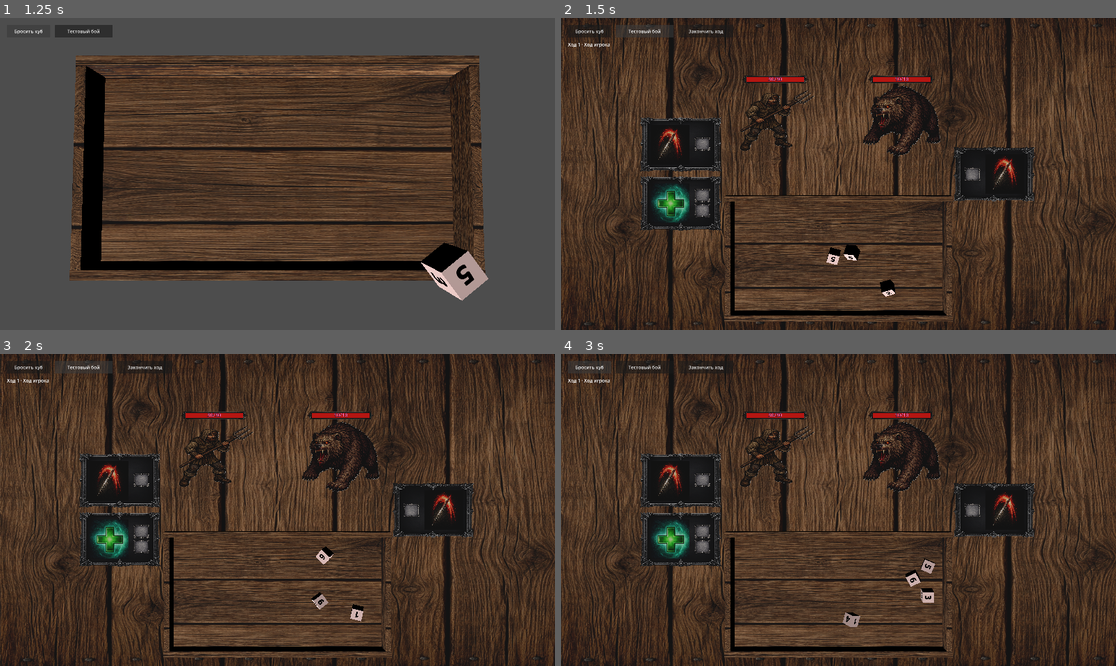
Above: before the commit, frames 1-4 (two rows, left to right).
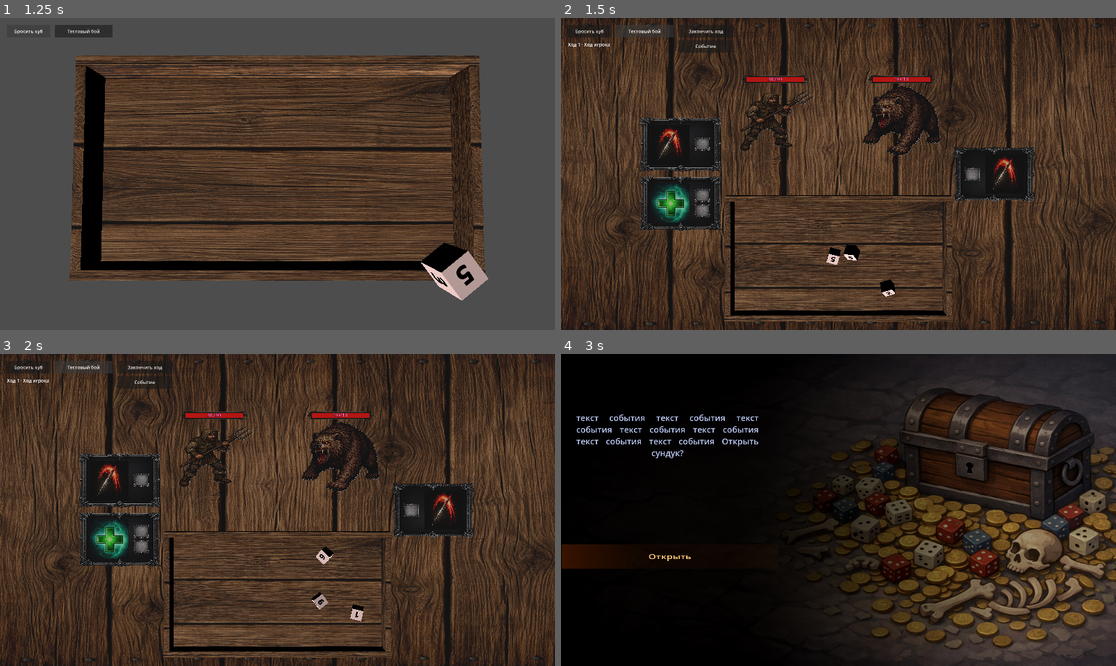
Above: after the commit, the same moments.

Repository: olegbogai-web/dicegame
Game: Godot game, scene res://scenes/board.tscn
Same seed, same stepped clock (60 frames per second), same inputs: the game is played once before the commit and once after it.
Inputs (mouse positions are in pixels of both pictures, inside the frame that each line leads up to):
- Up to frame 1 (1.25 s): click "Бросить куб" at 0.5 s
- Up to frame 2 (1.5 s): click "Тестовый бой" at 1.25 s
- Up to frame 3 (2 s): no input
- Up to frame 4 (3 s): click (705, 382) at 2 s, where only the run after the commit has a clickable "Событие"; click (588, 366) at 2.75 s, where only the run before the commit has a clickable "Бросить куб"

Frame 1 is identical in both runs. In frame 2, 0.2% of the frame differs, in the area x 21-31%, y 7-12%; in frame 3, 0.2%; in frame 4, 78%, in the area x 0-100%, y 0-100%.
Error after the commit: Invalid assignment of property or key 'input_ray_pickable' with value of type 'bool' on a base object of type 'MeshInstance3D'. (res://scenes/event_room.gd:74)

Commit message:
Add scalable event room scene with test event flow

Diff:
--- /dev/null
+++ b/content/events/definitions/test_event/choices/hit_first_choice.tres
@@ -0,0 +1,29 @@
+[gd_resource type="Resource" script_class="EventChoiceDefinition" format=3]
+
+[ext_resource type="Script" path="res://content/events/resources/event_choice_definition.gd" id="1_choice"]
+[ext_resource type="Script" path="res://content/events/resources/event_outcome_definition.gd" id="2_outcome"]
+[ext_resource type="Resource" path="res://content/events/definitions/test_event/choices/hit_first_dice_definition.tres" id="3_dice"]
+
+[sub_resource type="Resource" id="Positive"]
+script = ExtResource("2_outcome")
+color_id = "green"
+result_text = "получите сокровище"
+
+[sub_resource type="Resource" id="Neutral"]
+script = ExtResource("2_outcome")
+color_id = "yellow"
+result_text = "сундук разбит. И содержимое вместе с ним. Возможно, до конца своих дней вы не узнаете, был ли это мимик или вам просто померещилось."
+
+[sub_resource type="Resource" id="Negative"]
+script = ExtResource("2_outcome")
+color_id = "red"
+result_text = "сундук разбит. И содержимое вместе с ним. Возможно, до конца своих дней вы не узнаете, был ли это мимик или вам просто померещилось."
+
+[resource]
+script = ExtResource("1_choice")
+choice_id = &"hit_first"
+choice_text = "Сначала ударить по нему"
+dice_definition = ExtResource("3_dice")
+positive_outcome = SubResource("Positive")
+neutral_outcome = SubResource("Neutral")
+negative_outcome = SubResource("Negative")
--- /dev/null
+++ b/content/events/definitions/test_event/choices/hit_first_dice_definition.tres
@@ -0,0 +1,47 @@
+[gd_resource type="Resource" script_class="DiceDefinition" format=3]
+
+[ext_resource type="Script" path="res://content/dice/resources/dice_definition.gd" id="1_dice"]
+[ext_resource type="Script" path="res://content/dice/resources/dice_face_definition.gd" id="2_face"]
+
+[sub_resource type="Resource" id="Face_green_1"]
+script = ExtResource("2_face")
+text_value = "green"
+text_color = Color(0.03529412, 0.23137255, 0.07450981, 1)
+overlay_tint = Color(0.32156864, 0.8509804, 0.45882353, 1)
+
+[sub_resource type="Resource" id="Face_green_2"]
+script = ExtResource("2_face")
+text_value = "green"
+text_color = Color(0.03529412, 0.23137255, 0.07450981, 1)
+overlay_tint = Color(0.32156864, 0.8509804, 0.45882353, 1)
+
+[sub_resource type="Resource" id="Face_yellow_1"]
+script = ExtResource("2_face")
+text_value = "yellow"
+text_color = Color(0.3529412, 0.23921569, 0.039215688, 1)
+overlay_tint = Color(0.99607843, 0.85882354, 0.30588236, 1)
+
+[sub_resource type="Resource" id="Face_yellow_2"]
+script = ExtResource("2_face")
+text_value = "yellow"
+text_color = Color(0.3529412, 0.23921569, 0.039215688, 1)
+overlay_tint = Color(0.99607843, 0.85882354, 0.30588236, 1)
+
+[sub_resource type="Resource" id="Face_yellow_3"]
+script = ExtResource("2_face")
+text_value = "yellow"
+text_color = Color(0.3529412, 0.23921569, 0.039215688, 1)
+overlay_tint = Color(0.99607843, 0.85882354, 0.30588236, 1)
+
+[sub_resource type="Resource" id="Face_yellow_4"]
+script = ExtResource("2_face")
+text_value = "yellow"
+text_color = Color(0.3529412, 0.23921569, 0.039215688, 1)
+overlay_tint = Color(0.99607843, 0.85882354, 0.30588236, 1)
+
+[resource]
+script = ExtResource("1_dice")
+dice_name = "event_hit_first"
+size_multiplier = Vector3(2.52, 2.52, 2.52)
+base_color = Color(0.96, 0.93, 0.86, 1)
+faces = Array[ExtResource("2_face")]([SubResource("Face_green_1"), SubResource("Face_green_2"), SubResource("Face_yellow_1"), SubResource("Face_yellow_2"), SubResource("Face_yellow_3"), SubResource("Face_yellow_4")])
--- /dev/null
+++ b/content/events/definitions/test_event/choices/open_choice.tres
@@ -0,0 +1,29 @@
+[gd_resource type="Resource" script_class="EventChoiceDefinition" format=3]
+
+[ext_resource type="Script" path="res://content/events/resources/event_choice_definition.gd" id="1_choice"]
+[ext_resource type="Script" path="res://content/events/resources/event_outcome_definition.gd" id="2_outcome"]
+[ext_resource type="Resource" path="res://content/events/definitions/test_event/choices/open_dice_definition.tres" id="3_dice"]
+
+[sub_resource type="Resource" id="Positive"]
+script = ExtResource("2_outcome")
+color_id = "green"
+result_text = "получите сокровище"
+
+[sub_resource type="Resource" id="Neutral"]
+script = ExtResource("2_outcome")
+color_id = "yellow"
+result_text = "сундук пуст"
+
+[sub_resource type="Resource" id="Negative"]
+script = ExtResource("2_outcome")
+color_id = "red"
+result_text = "это мимик!"
+
+[resource]
+script = ExtResource("1_choice")
+choice_id = &"open"
+choice_text = "Открыть"
+dice_definition = ExtResource("3_dice")
+positive_outcome = SubResource("Positive")
+neutral_outcome = SubResource("Neutral")
+negative_outcome = SubResource("Negative")
--- /dev/null
+++ b/content/events/definitions/test_event/choices/open_dice_definition.tres
@@ -0,0 +1,47 @@
+[gd_resource type="Resource" script_class="DiceDefinition" format=3]
+
+[ext_resource type="Script" path="res://content/dice/resources/dice_definition.gd" id="1_dice"]
+[ext_resource type="Script" path="res://content/dice/resources/dice_face_definition.gd" id="2_face"]
+
+[sub_resource type="Resource" id="Face_green_1"]
+script = ExtResource("2_face")
+text_value = "green"
+text_color = Color(0.03529412, 0.23137255, 0.07450981, 1)
+overlay_tint = Color(0.32156864, 0.8509804, 0.45882353, 1)
+
+[sub_resource type="Resource" id="Face_green_2"]
+script = ExtResource("2_face")
+text_value = "green"
+text_color = Color(0.03529412, 0.23137255, 0.07450981, 1)
+overlay_tint = Color(0.32156864, 0.8509804, 0.45882353, 1)
+
+[sub_resource type="Resource" id="Face_green_3"]
+script = ExtResource("2_face")
+text_value = "green"
+text_color = Color(0.03529412, 0.23137255, 0.07450981, 1)
+overlay_tint = Color(0.32156864, 0.8509804, 0.45882353, 1)
+
+[sub_resource type="Resource" id="Face_green_4"]
+script = ExtResource("2_face")
+text_value = "green"
+text_color = Color(0.03529412, 0.23137255, 0.07450981, 1)
+overlay_tint = Color(0.32156864, 0.8509804, 0.45882353, 1)
+
+[sub_resource type="Resource" id="Face_yellow_1"]
+script = ExtResource("2_face")
+text_value = "yellow"
+text_color = Color(0.3529412, 0.23921569, 0.039215688, 1)
+overlay_tint = Color(0.99607843, 0.85882354, 0.30588236, 1)
+
+[sub_resource type="Resource" id="Face_red_1"]
+script = ExtResource("2_face")
+text_value = "red"
+text_color = Color(0.32941177, 0.02745098, 0.02745098, 1)
+overlay_tint = Color(0.89411765, 0.26666668, 0.26666668, 1)
+
+[resource]
+script = ExtResource("1_dice")
+dice_name = "event_open"
+size_multiplier = Vector3(2.52, 2.52, 2.52)
+base_color = Color(0.96, 0.93, 0.86, 1)
+faces = Array[ExtResource("2_face")]([SubResource("Face_green_1"), SubResource("Face_green_2"), SubResource("Face_green_3"), SubResource("Face_green_4"), SubResource("Face_yellow_1"), SubResource("Face_red_1")])
--- /dev/null
+++ b/content/events/definitions/test_event/choices/walk_away_choice.tres
@@ -0,0 +1,29 @@
+[gd_resource type="Resource" script_class="EventChoiceDefinition" format=3]
+
+[ext_resource type="Script" path="res://content/events/resources/event_choice_definition.gd" id="1_choice"]
+[ext_resource type="Script" path="res://content/events/resources/event_outcome_definition.gd" id="2_outcome"]
+[ext_resource type="Resource" path="res://content/events/definitions/test_event/choices/walk_away_dice_definition.tres" id="3_dice"]
+
+[sub_resource type="Resource" id="Positive"]
+script = ExtResource("2_outcome")
+color_id = "green"
+result_text = "вам улыбнулась удача"
+
+[sub_resource type="Resource" id="Neutral"]
+script = ExtResource("2_outcome")
+color_id = "yellow"
+result_text = "ничего не произошло"
+
+[sub_resource type="Resource" id="Negative"]
+script = ExtResource("2_outcome")
+color_id = "red"
+result_text = "ничего не произошло"
+
+[resource]
+script = ExtResource("1_choice")
+choice_id = &"walk_away"
+choice_text = "Пройти мимо"
+dice_definition = ExtResource("3_dice")
+positive_outcome = SubResource("Positive")
+neutral_outcome = SubResource("Neutral")
+negative_outcome = SubResource("Negative")
--- /dev/null
+++ b/content/events/definitions/test_event/choices/walk_away_dice_definition.tres
@@ -0,0 +1,47 @@
+[gd_resource type="Resource" script_class="DiceDefinition" format=3]
+
+[ext_resource type="Script" path="res://content/dice/resources/dice_definition.gd" id="1_dice"]
+[ext_resource type="Script" path="res://content/dice/resources/dice_face_definition.gd" id="2_face"]
+
+[sub_resource type="Resource" id="Face_green_1"]
+script = ExtResource("2_face")
+text_value = "green"
+text_color = Color(0.03529412, 0.23137255, 0.07450981, 1)
+overlay_tint = Color(0.32156864, 0.8509804, 0.45882353, 1)
+
+[sub_resource type="Resource" id="Face_yellow_1"]
+script = ExtResource("2_face")
+text_value = "yellow"
+text_color = Color(0.3529412, 0.23921569, 0.039215688, 1)
+overlay_tint = Color(0.99607843, 0.85882354, 0.30588236, 1)
+
+[sub_resource type="Resource" id="Face_yellow_2"]
+script = ExtResource("2_face")
+text_value = "yellow"
+text_color = Color(0.3529412, 0.23921569, 0.039215688, 1)
+overlay_tint = Color(0.99607843, 0.85882354, 0.30588236, 1)
+
+[sub_resource type="Resource" id="Face_yellow_3"]
+script = ExtResource("2_face")
+text_value = "yellow"
+text_color = Color(0.3529412, 0.23921569, 0.039215688, 1)
+overlay_tint = Color(0.99607843, 0.85882354, 0.30588236, 1)
+
+[sub_resource type="Resource" id="Face_yellow_4"]
+script = ExtResource("2_face")
+text_value = "yellow"
+text_color = Color(0.3529412, 0.23921569, 0.039215688, 1)
+overlay_tint = Color(0.99607843, 0.85882354, 0.30588236, 1)
+
+[sub_resource type="Resource" id="Face_yellow_5"]
+script = ExtResource("2_face")
+text_value = "yellow"
+text_color = Color(0.3529412, 0.23921569, 0.039215688, 1)
+overlay_tint = Color(0.99607843, 0.85882354, 0.30588236, 1)
+
+[resource]
+script = ExtResource("1_dice")
+dice_name = "event_walk_away"
+size_multiplier = Vector3(2.52, 2.52, 2.52)
+base_color = Color(0.96, 0.93, 0.86, 1)
+faces = Array[ExtResource("2_face")]([SubResource("Face_green_1"), SubResource("Face_yellow_1"), SubResource("Face_yellow_2"), SubResource("Face_yellow_3"), SubResource("Face_yellow_4"), SubResource("Face_yellow_5")])
--- /dev/null
+++ b/content/events/definitions/test_event/test_event_definition.tres
@@ -0,0 +1,14 @@
+[gd_resource type="Resource" script_class="EventDefinition" format=3]
+
+[ext_resource type="Script" path="res://content/events/resources/event_definition.gd" id="1_event"]
+[ext_resource type="Texture2D" path="res://assets/events/chess-govnes.png" id="2_bg"]
+[ext_resource type="Resource" path="res://content/events/definitions/test_event/choices/open_choice.tres" id="3_open"]
+[ext_resource type="Resource" path="res://content/events/definitions/test_event/choices/hit_first_choice.tres" id="4_hit"]
+[ext_resource type="Resource" path="res://content/events/definitions/test_event/choices/walk_away_choice.tres" id="5_walk"]
+
+[resource]
+script = ExtResource("1_event")
+event_id = &"test_event"
+background_texture = ExtResource("2_bg")
+event_text = "текст события текст события текст события текст события текст события текст события текст события Открыть сундук?"
+choices = [ExtResource("3_open"), ExtResource("4_hit"), ExtResource("5_walk")]
--- /dev/null
+++ b/content/events/resources/event_choice_definition.gd
@@ -0,0 +1,21 @@
+extends Resource
+class_name EventChoiceDefinition
+
+@export var choice_id: StringName
+@export_multiline var choice_text := ""
+@export var dice_definition: DiceDefinition
+@export var positive_outcome: EventOutcomeDefinition
+@export var neutral_outcome: EventOutcomeDefinition
+@export var negative_outcome: EventOutcomeDefinition
+
+
+func get_outcome_by_face(face_value: String) -> EventOutcomeDefinition:
+	match face_value.to_lower():
+		"green":
+			return positive_outcome
+		"yellow":
+			return neutral_outcome
+		"red":
+			return negative_outcome
+		_:
+			return neutral_outcome
--- /dev/null
+++ b/content/events/resources/event_definition.gd
@@ -0,0 +1,7 @@
+extends Resource
+class_name EventDefinition
+
+@export var event_id: StringName
+@export var background_texture: Texture2D
+@export_multiline var event_text := ""
+@export var choices: Array[EventChoiceDefinition] = []
--- /dev/null
+++ b/content/events/resources/event_outcome_definition.gd
@@ -0,0 +1,5 @@
+extends Resource
+class_name EventOutcomeDefinition
+
+@export_enum("green", "yellow", "red") var color_id := "yellow"
+@export_multiline var result_text := ""
--- a/scenes/battle_table.gd
+++ b/scenes/battle_table.gd
@@ -32,6 +32,7 @@
 @onready var _player_ability_template: MeshInstance3D = $ability_frame
 @onready var _monster_ability_template: MeshInstance3D = $ability_frame2
 @onready var _end_turn_button: Button = $UI/EndTurnButton
+@onready var _event_button: Button = $UI/EventButton
 @onready var _turn_status_label: Label = $UI/TurnStatusLabel
 
 var battle_room_data: BattleRoom
@@ -46,12 +47,15 @@
 var _selected_mouse_anchor := Vector3.ZERO
 var _activation_in_progress := false
 var _turn_transition_in_progress := false
+@export_file("*.tscn") var event_room_scene_path := "res://scenes/event_room.tscn"
 
 
 func _ready() -> void:
 	set_physics_process(true)
 	if _end_turn_button != null and not _end_turn_button.pressed.is_connected(_on_end_turn_button_pressed):
 		_end_turn_button.pressed.connect(_on_end_turn_button_pressed)
+	if _event_button != null and not _event_button.pressed.is_connected(_on_event_button_pressed):
+		_event_button.pressed.connect(_on_event_button_pressed)
 	if battle_room_data == null:
 		configure_from_battle_room(BattleRoomScript.create_test_battle_room())
 	else:
@@ -92,6 +96,16 @@
 func _ensure_battle_room_data() -> void:
 	if battle_room_data == null:
 		battle_room_data = BattleRoomScript.new()
+
+
+func _on_event_button_pressed() -> void:
+	if event_room_scene_path.is_empty():
+		push_warning("Event room scene path is not assigned.")
+		return
+
+	var result := get_tree().change_scene_to_file(event_room_scene_path)
+	if result != OK:
+		push_warning("Failed to open event room scene: %s" % event_room_scene_path)
 
 
 func _apply_room_data() -> void:
--- /dev/null
+++ b/scenes/event_room.gd
@@ -0,0 +1,161 @@
+extends Node3D
+
+const Dice = preload("res://content/dice/dice.gd")
+const BASE_DICE_SCENE = preload("res://content/resources/base_cube.tscn")
+
+@export var event_definition: EventDefinition
+@export_file("*.tscn") var fallback_scene_path := "res://scenes/new_battle_table.tscn"
+
+@onready var _background: MeshInstance3D = $background
+@onready var _event_text: Label3D = $text_event
+@onready var _result_text: Label3D = $text_result
+@onready var _choice_container: Node3D = $choices
+@onready var _choice_template: MeshInstance3D = $choices/choice_background
+@onready var _board_ui: CanvasLayer = get_node_or_null(^"board/UI")
+
+var _choice_entries: Array[Dictionary] = []
+var _is_resolving := false
+var _active_dice: Dice
+
+
+func _ready() -> void:
+	if event_definition == null:
+		push_warning("Event definition is not assigned.")
+		return
+	if _board_ui != null:
+		_board_ui.visible = false
+	_apply_event_definition()
+
+
+func _apply_event_definition() -> void:
+	_result_text.visible = false
+	_event_text.visible = true
+	_event_text.text = event_definition.event_text
+	_set_background_texture(event_definition.background_texture)
+	_rebuild_choices(event_definition.choices)
+
+
+func _set_background_texture(texture: Texture2D) -> void:
+	if _background == null:
+		return
+	var material := _background.material_override as ShaderMaterial
+	if material == null:
+		return
+	material.set_shader_parameter("background", texture)
+
+
+func _rebuild_choices(choices: Array[EventChoiceDefinition]) -> void:
+	_choice_entries.clear()
+	for child in _choice_container.get_children():
+		if child != _choice_template:
+			child.queue_free()
+
+	_choice_template.visible = false
+	if choices.is_empty():
+		return
+
+	var spacing := 0.62
+	for index in choices.size():
+		var choice := choices[index]
+		if choice == null:
+			continue
+		var node := _choice_template.duplicate() as MeshInstance3D
+		node.name = "choice_background_%d" % index
+		node.visible = true
+		var transform_copy := node.transform
+		transform_copy.origin.z = _choice_template.transform.origin.z + float(index) * spacing
+		node.transform = transform_copy
+		_choice_container.add_child(node)
+
+		var label := node.get_node_or_null(^"text_choice") as Label3D
+		if label != null:
+			label.text = choice.choice_text
+
+		node.input_ray_pickable = true
+		node.create_convex_collision()
+		node.input_event.connect(_on_choice_input.bind(choice, node))
+		_choice_entries.append({
+			"choice": choice,
+			"node": node,
+			"label": label,
+		})
+
+
+func _on_choice_input(_camera: Camera3D, event: InputEvent, _position: Vector3, _normal: Vector3, _shape_idx: int, choice: EventChoiceDefinition, node: MeshInstance3D) -> void:
+	if _is_resolving:
+		return
+	if event is InputEventMouseButton and event.button_index == MOUSE_BUTTON_LEFT and event.pressed:
+		_resolve_choice(choice, node)
+
+
+func _resolve_choice(choice: EventChoiceDefinition, _selected_node: MeshInstance3D) -> void:
+	if _is_resolving:
+		return
+	_is_resolving = true
+	await _collapse_presentation()
+	var outcome := await _roll_event_dice(choice)
+	_show_result(outcome)
+
+
+func _collapse_presentation() -> void:
+	var tween := create_tween()
+	tween.set_parallel(true)
+	tween.set_ease(Tween.EASE_IN)
+	tween.set_trans(Tween.TRANS_CUBIC)
+	tween.tween_property(_event_text, "scale:x", 0.05, 0.12)
+	for entry in _choice_entries:
+		var node := entry.get("node") as Node3D
+		var label := entry.get("label") as Node3D
+		if node != null:
+			tween.tween_property(node, "scale:x", 0.05, 0.12)
+		if label != null:
+			tween.tween_property(label, "scale:x", 0.05, 0.12)
+	await tween.finished
+
+
+func _roll_event_dice(choice: EventChoiceDefinition) -> EventOutcomeDefinition:
+	if choice == null or choice.dice_definition == null:
+		return null
+
+	var dice_instance := BASE_DICE_SCENE.instantiate()
+	if not dice_instance is Dice:
+		return null
+
+	_active_dice = dice_instance as Dice
+	_active_dice.definition = choice.dice_definition
+	_active_dice.extra_size_multiplier = Vector3.ONE * 6.5
+	add_child(_active_dice)
+	_active_dice.global_position = Vector3(0.0, 5.2, 0.0)
+	_active_dice.angular_velocity = Vector3(24.0, 32.0, -20.0)
+	_active_dice.linear_velocity = Vector3(1.8, 0.4, -1.2)
+
+	await _wait_until_dice_sleeping(_active_dice)
+	var top_face := _active_dice.get_top_face()
+	var outcome := choice.get_outcome_by_face(top_face.text_value if top_face != null else "")
+	_active_dice.queue_free()
+	_active_dice = null
+	return outcome
+
+
+func _wait_until_dice_sleeping(dice: Dice) -> void:
+	while is_instance_valid(dice):
+		if dice.sleeping and dice.has_completed_first_stop():
+			return
+		await get_tree().physics_frame
+
+
+func _show_result(outcome: EventOutcomeDefinition) -> void:
+	_event_text.visible = false
+	for entry in _choice_entries:
+		var node := entry.get("node") as MeshInstance3D
+		if node != null:
+			node.visible = false
+	_result_text.visible = true
+	_result_text.text = outcome.result_text if outcome != null else "Событие завершено"
+
+
+func _unhandled_input(event: InputEvent) -> void:
+	if not _is_resolving:
+		return
+	if event.is_action_pressed("ui_accept") and not fallback_scene_path.is_empty():
+		get_tree().change_scene_to_file(fallback_scene_path)
--- a/scenes/event_room.tscn
+++ b/scenes/event_room.tscn
@@ -1,9 +1,11 @@
-[gd_scene format=3 uid="uid://eeobcwwda1af"]
+[gd_scene load_steps=10 format=3 uid="uid://eeobcwwda1af"]
 
 [ext_resource type="Shader" uid="uid://bepfpefwcwx4g" path="res://assets/shaders/50dark_shader.gdshader" id="1_k00fv"]
 [ext_resource type="Texture2D" uid="uid://bxpuei70wl7q3" path="res://assets/events/chess-govnes.png" id="2_qvg7m"]
 [ext_resource type="Shader" uid="uid://bd34jl5c1gnfk" path="res://assets/shaders/orange_shader.gdshader" id="3_spmpp"]
 [ext_resource type="PackedScene" uid="uid://0ssqyi084mdh" path="res://scenes/board.tscn" id="4_m2rf8"]
+[ext_resource type="Script" path="res://scenes/event_room.gd" id="5_runtime"]
+[ext_resource type="Resource" path="res://content/events/definitions/test_event/test_event_definition.tres" id="6_definition"]
 
 [sub_resource type="ShaderMaterial" id="ShaderMaterial_6yyso"]
 render_priority = 0
@@ -22,9 +24,12 @@
 [sub_resource type="PlaneMesh" id="PlaneMesh_6yyso"]
 
 [node name="Node3D" type="Node3D" unique_id=978277730]
+script = ExtResource("5_runtime")
+event_definition = ExtResource("6_definition")
 
 [node name="camera_event" type="Camera3D" parent="." unique_id=1850936957]
 transform = Transform3D(1, 0, 0, 0, -4.371139e-08, 1, 0, -1, -4.371139e-08, 0, 100, 0)
+current = true
 fov = 5.8
 
 [node name="DirectionalLight3D" type="DirectionalLight3D" parent="." unique_id=1305639632]
@@ -35,22 +40,35 @@
 pixel_size = 0.0025
 billboard = 1
 modulate = Color(0.72533303, 0.7739847, 0.93409675, 1)
-text = "текст события текст события текст события текст события текст события текст события текст события текст события текст события текст события текст события текст события текст события текст события текст события текст события текст события текст события текст события текст события "
+text = "текст события"
 horizontal_alignment = 3
 autowrap_mode = 3
 width = 700.0
 
-[node name="choice_background" type="MeshInstance3D" parent="." unique_id=120191202]
+[node name="text_result" type="Label3D" parent="." unique_id=1967178213]
+transform = Transform3D(3.354, 0, 0, 0, 3.354, 0, 0, 0, 4, -5.497243, 1, -2.399448)
+visible = false
+pixel_size = 0.0025
+billboard = 1
+modulate = Color(0.72533303, 0.7739847, 0.93409675, 1)
+text = ""
+horizontal_alignment = 3
+autowrap_mode = 3
+width = 700.0
+
+[node name="choices" type="Node3D" parent="."]
+
+[node name="choice_background" type="MeshInstance3D" parent="choices" unique_id=120191202]
 transform = Transform3D(3.5, 0, 0, 0, 1, 0, 0, 0, 0.4, -5.45, 0.563, 1.5)
 material_override = SubResource("ShaderMaterial_6yyso")
 mesh = SubResource("PlaneMesh_rnshl")
 
-[node name="text_choice" type="Label3D" parent="choice_background" unique_id=95503765]
+[node name="text_choice" type="Label3D" parent="choices/choice_background" unique_id=95503765]
 transform = Transform3D(0.4, 0, 0, 0, 1, 0, 0, 0, 1, 0, 0, 0)
 pixel_size = 0.007
 billboard = 1
 modulate = Color(1, 0.8039216, 0.48235294, 1)
-text = "текст выбора события текст выбора события текст выбора события"
+text = "текст выбора события"
 outline_size = 4
 horizontal_alignment = 3
 autowrap_mode = 3
--- a/scenes/new_battle_table.tscn
+++ b/scenes/new_battle_table.tscn
@@ -199,6 +199,13 @@
 offset_bottom = 68.0
 text = "Закончить ход"
 
+[node name="EventButton" type="Button" parent="UI"]
+offset_left = 406.0
+offset_top = 76.0
+offset_right = 596.0
+offset_bottom = 120.0
+text = "Событие"
+
 [node name="TurnStatusLabel" type="Label" parent="UI" unique_id=151234003]
 offset_left = 24.0
 offset_top = 80.0
